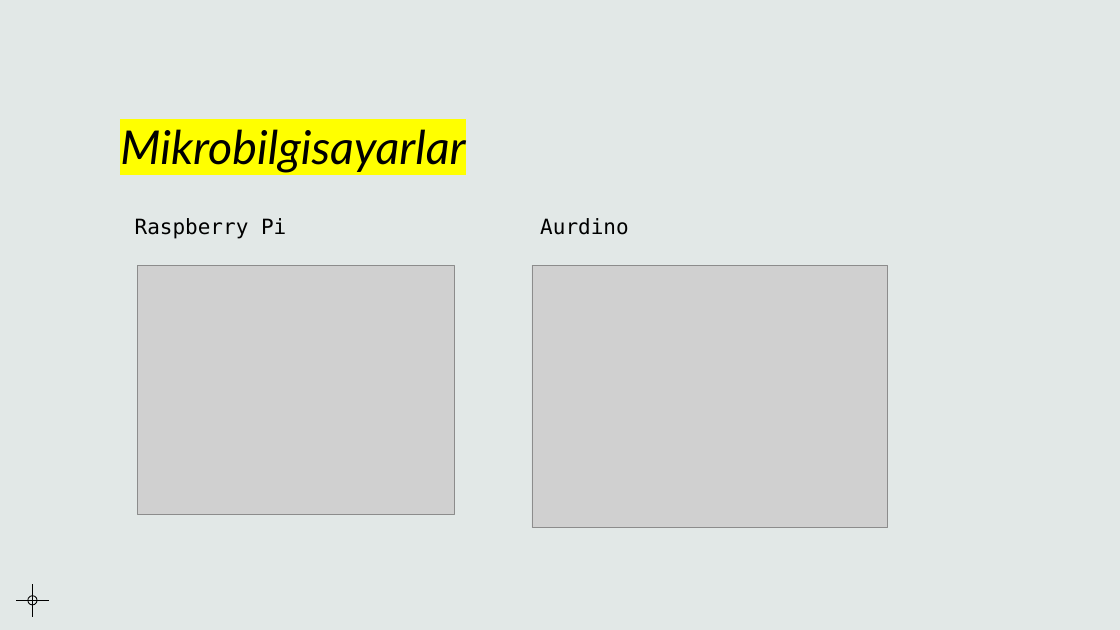
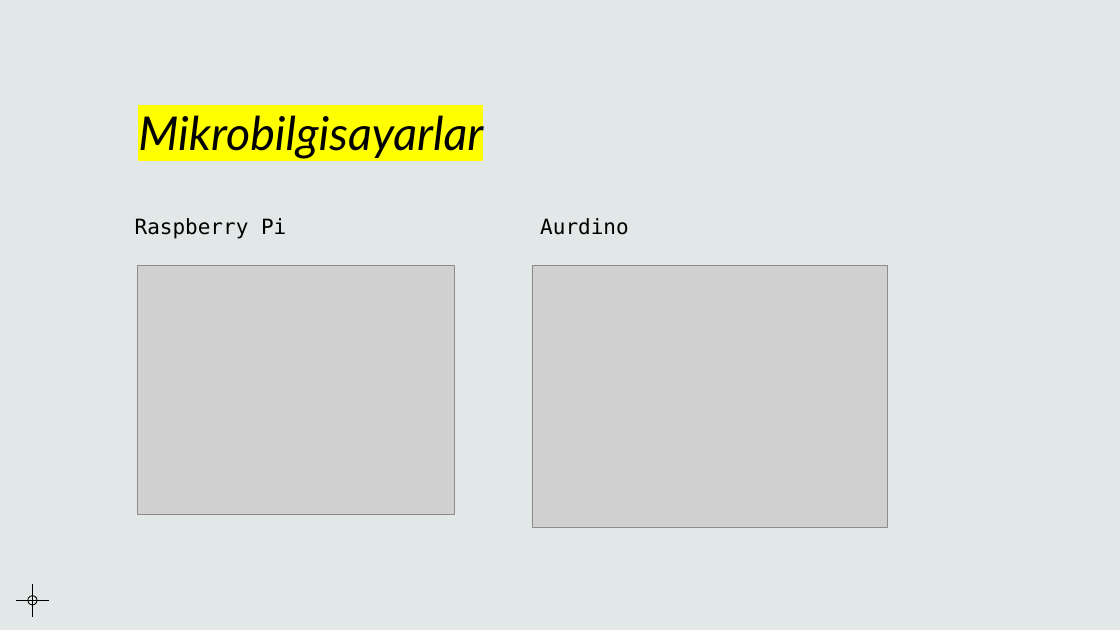
Before and after one commit to yasarkucukefe/YBS_211, a slide deck: slide 4 of hafta_14.pptx. Drawn at 1120x630 pixels with LibreOffice and Linux fonts; fonts in the diff are those of the drawing; grey boxes stand for pictures. Boxes give left, top, right and bottom in pixels: in the first picture for what was removed or moved away, otherwise in the second. Text is boxed around its words. In the diff, an @@ line names an element or a change of style, - is before the commit and + after.

```diff
--- a/hafta_14.pptx
+++ b/hafta_14.pptx
@@ title "Mikrobilgisayarlar": place and size @@
-title "Mikrobilgisayarlar" at (120,129,465,173)
+title "Mikrobilgisayarlar" at (138,115,483,159)
```
Also in this commit, not shown: 2 other slides changed.
